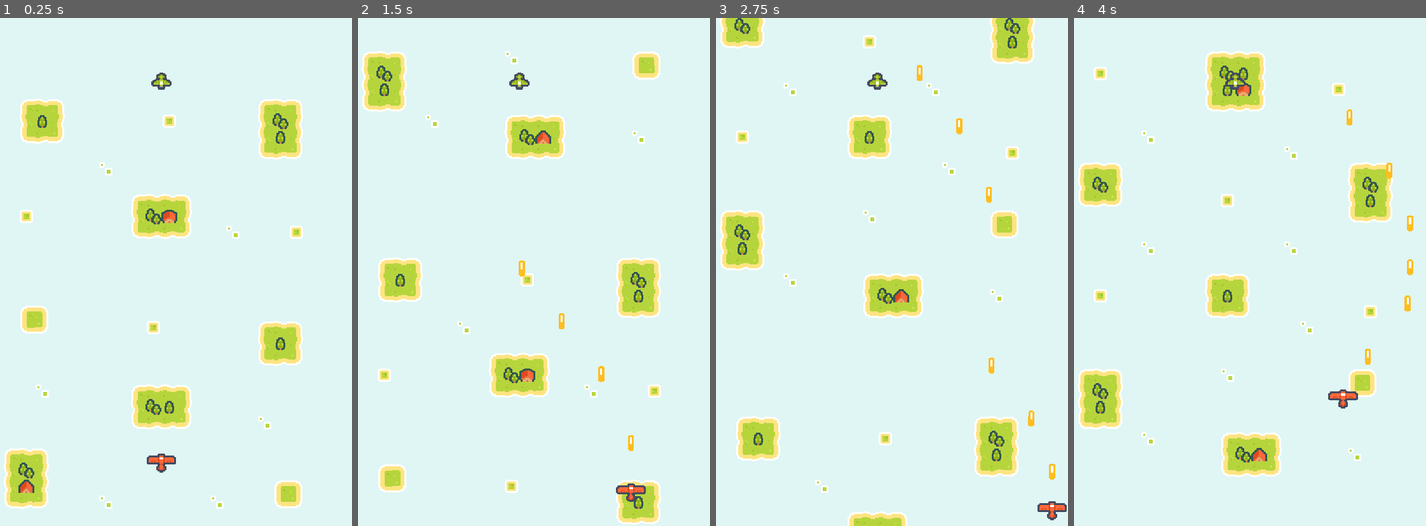
Above: before the commit, frames 1-4 (left to right).
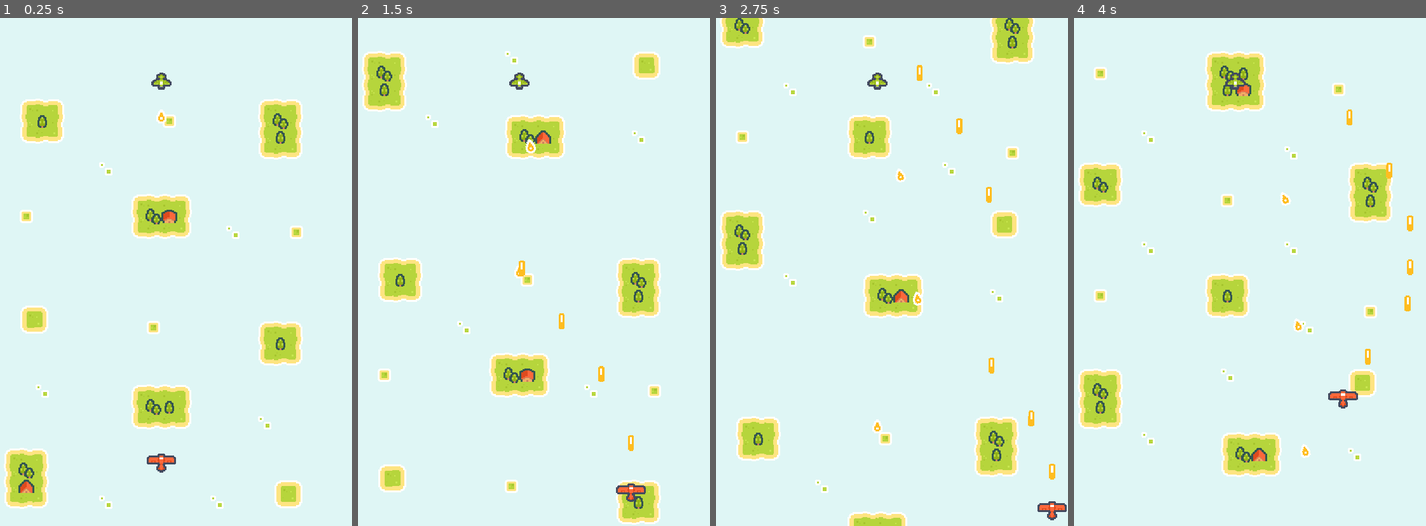
Above: after the commit, the same moments.

Repository: KanataEXE/Godot-4-Pixel-Shmup
Game: Godot game, scene res://levels/base_level.tscn
Two runs of this game, one before a commit and one after it. Both use one fixed random seed, a clock stepped at 60 frames per second and the inputs below.
Inputs:
- Up to frame 1 (0.25 s): no input
- Up to frame 2 (1.5 s): hold Right (right) 0.53-1.28 s; hold Z (shoot) 0.53-1.28 s; hold Down (down) from 1.28 s (still down); tap Z (shoot) at 1.35 s
- Up to frame 3 (2.75 s): release Down (down) at 2.03 s; hold Right (right) from 2.03 s (still down); hold Z (shoot) from 2.03 s (still down)
- Up to frame 4 (4 s): release Right (right) at 2.78 s; release Z (shoot) at 2.78 s; hold Up (up) 2.78-3.53 s; tap Z (shoot) at 2.85 s; hold Left (left) from 3.53 s (still down); hold Z (shoot) from 3.53 s (still down)

The runs differ from the first frame. In frame 1, less than 0.1% of the frame differs, in the area x 44-48%, y 18-21%; in frame 2, less than 0.1%; in frame 3, 0.2%, in the area x 44-60%, y 29-82%; in frame 4, 0.2%.

Commit message:
Created Enemy Bullet

Diff:
--- a/aircraft/aircraft.gd
+++ b/aircraft/aircraft.gd
@@ -23,6 +23,7 @@
 	control(delta)
 
 
+@warning_ignore("unused_parameter")
 func control(delta: float) -> void:
 	pass
 
--- a/aircraft/enemy.gd
+++ b/aircraft/enemy.gd
@@ -1,5 +1,7 @@
 class_name Enemy
 extends Aircraft
+
+var target: Player = null
 
 
 func control(delta: float) -> void:
@@ -8,6 +10,34 @@
 
 	position += velocity
 
+	if target and can_shoot:
+		shoot()
+
+
+func shoot() -> void:
+	can_shoot = false
+	gun_timer.start()
+
+	var target_position = target.global_position
+	var muzzle_position = muzzle.global_position
+	var direction = (target_position - muzzle_position).normalized()
+
+	shot.emit(bullet_scene, muzzle, direction)
+
+
+func _on_visible_on_screen_notifier_2d_screen_entered() -> void:
+	can_shoot = true
+
 
 func _on_visible_on_screen_notifier_2d_screen_exited() -> void:
 	queue_free()
+
+
+func _on_detect_area_area_entered(area: Area2D) -> void:
+	if area is Player:
+		target = area
+
+
+func _on_detect_area_area_exited(area: Area2D) -> void:
+	if area is Player:
+		target = null
--- a/aircraft/enemy.tscn
+++ b/aircraft/enemy.tscn
@@ -1,8 +1,9 @@
-[gd_scene load_steps=5 format=3 uid="uid://ce6nen81v35rw"]
+[gd_scene load_steps=6 format=3 uid="uid://ce6nen81v35rw"]
 
 [ext_resource type="PackedScene" uid="uid://ewhm7aiiybqi" path="res://aircraft/aircraft.tscn" id="1_cl44u"]
 [ext_resource type="Texture2D" uid="uid://c7ch77esnyvwc" path="res://common/tilemaps/aircraft_packed.png" id="2_27kgq"]
 [ext_resource type="Script" path="res://aircraft/enemy.gd" id="2_cydke"]
+[ext_resource type="PackedScene" uid="uid://dal2x7klrntxd" path="res://bullets/enemy_bullet.tscn" id="3_qt1if"]
 
 [sub_resource type="RectangleShape2D" id="RectangleShape2D_hcm6l"]
 size = Vector2(16, 16)
@@ -12,6 +13,7 @@
 script = ExtResource("2_cydke")
 health = 30.0
 speed = 100.0
+bullet_scene = ExtResource("3_qt1if")
 
 [node name="Sprite2D" parent="." index="1"]
 rotation = 3.14159
@@ -25,4 +27,16 @@
 [node name="CollisionShape2D" parent="." index="3"]
 shape = SubResource("RectangleShape2D_hcm6l")
 
+[node name="Muzzle" parent="." index="4"]
+position = Vector2(0, 8)
+
+[node name="DetectArea" type="Area2D" parent="." index="5"]
+collision_layer = 0
+
+[node name="CollisionPolygon2D" type="CollisionPolygon2D" parent="DetectArea" index="0"]
+polygon = PackedVector2Array(0, 0, 768, 512, -768, 512)
+
+[connection signal="screen_entered" from="VisibleOnScreenNotifier2D" to="." method="_on_visible_on_screen_notifier_2d_screen_entered"]
 [connection signal="screen_exited" from="VisibleOnScreenNotifier2D" to="." method="_on_visible_on_screen_notifier_2d_screen_exited"]
+[connection signal="area_entered" from="DetectArea" to="." method="_on_detect_area_area_entered"]
+[connection signal="area_exited" from="DetectArea" to="." method="_on_detect_area_area_exited"]
--- /dev/null
+++ b/bullets/enemy_bullet.tscn
@@ -0,0 +1,23 @@
+[gd_scene load_steps=4 format=3 uid="uid://dal2x7klrntxd"]
+
+[ext_resource type="PackedScene" uid="uid://w6p5rx5wlhh2" path="res://bullets/bullet.tscn" id="1_3aw6m"]
+[ext_resource type="Texture2D" uid="uid://c6gt70k1awk5s" path="res://common/tilemaps/tiles_packed.png" id="2_isapw"]
+
+[sub_resource type="RectangleShape2D" id="RectangleShape2D_c3wbl"]
+size = Vector2(14, 10)
+
+[node name="EnemyBullet" instance=ExtResource("1_3aw6m")]
+collision_mask = 1
+speed = 125.0
+damage = 10.0
+
+[node name="Sprite2D" parent="." index="0"]
+texture = ExtResource("2_isapw")
+region_enabled = true
+region_rect = Rect2(48, 0, 16, 16)
+
+[node name="CollisionShape2D" parent="." index="1"]
+shape = SubResource("RectangleShape2D_c3wbl")
+
+[node name="VisibleOnScreenNotifier2D" parent="." index="2"]
+scale = Vector2(0.7, 0.5)
--- a/levels/base_level.tscn
+++ b/levels/base_level.tscn
@@ -289,3 +289,4 @@
 }
 
 [connection signal="shot" from="Players/Player" to="." method="_on_aircraft_shot"]
+[connection signal="shot" from="Enemies/Enemy" to="." method="_on_aircraft_shot"]
